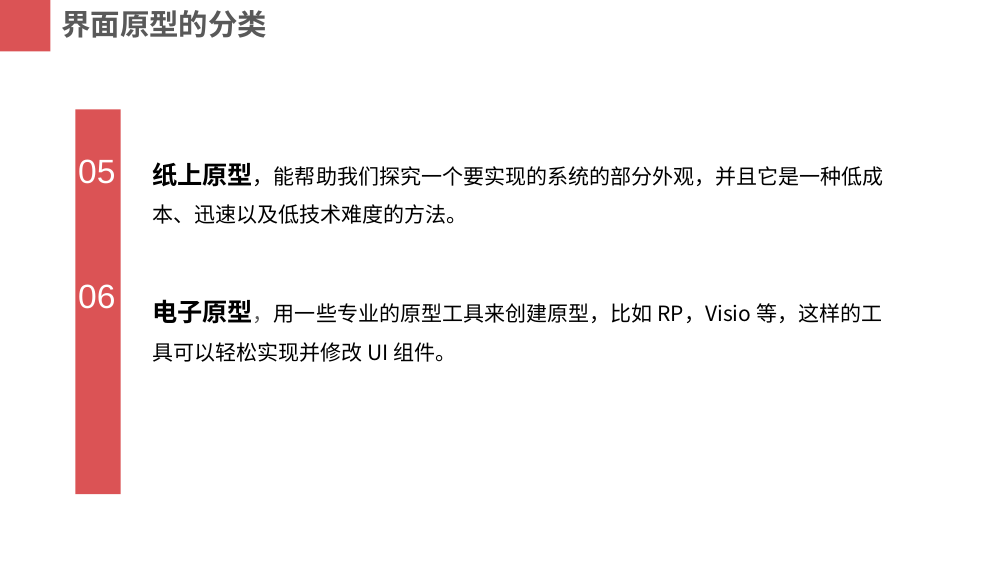
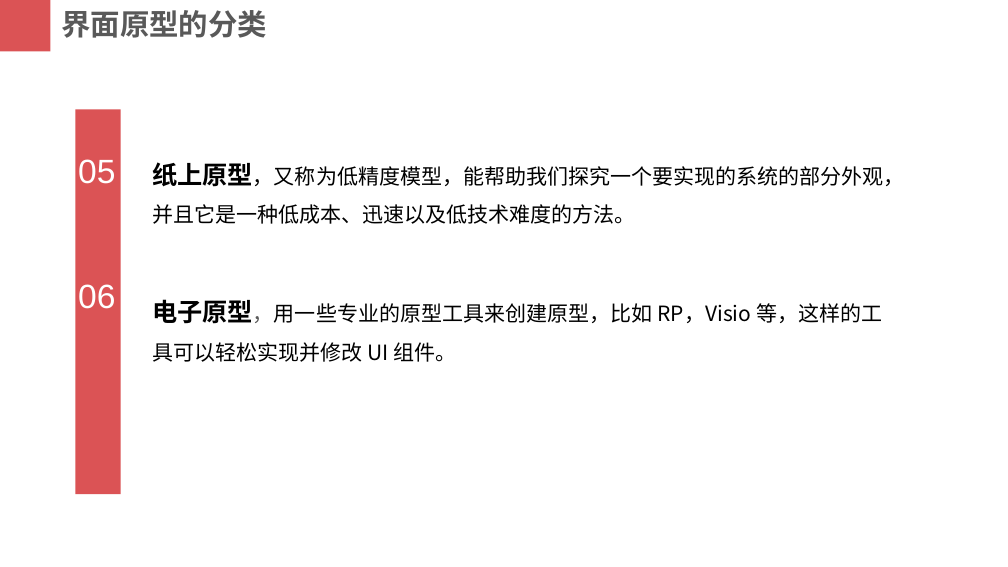
Before and after one commit to PRD2018-G03/PRD2018-G03-SoftwareEngineeringProject, a slide deck: slide 4 of 非受控文档/2_叶柏成/PPT/UML基础II.pptx. Drawn at 1008x567 pixels with LibreOffice and Linux fonts; fonts in the diff are those of the drawing. Boxes give left, top, right and bottom in pixels: in the first picture for what was removed or moved away, otherwise in the second. Text is boxed around its words. In the diff, an @@ line names an element or a change of style, - is before the commit and + after.

```diff
--- a/非受控文档/2_叶柏成/PPT/UML基础II.pptx
+++ b/非受控文档/2_叶柏成/PPT/UML基础II.pptx
@@ text at (152, 162, 905, 224): text changed @@
-纸上原型，能帮助我们探究一个要实现的系统的部分外观，并且它是一种低成本、迅速以及低技术难度的方法。
+纸上原型，又称为低精度模型，能帮助我们探究一个要实现的系统的部分外观，并且它是一种低成本、迅速以及低技术难度的方法。
```
